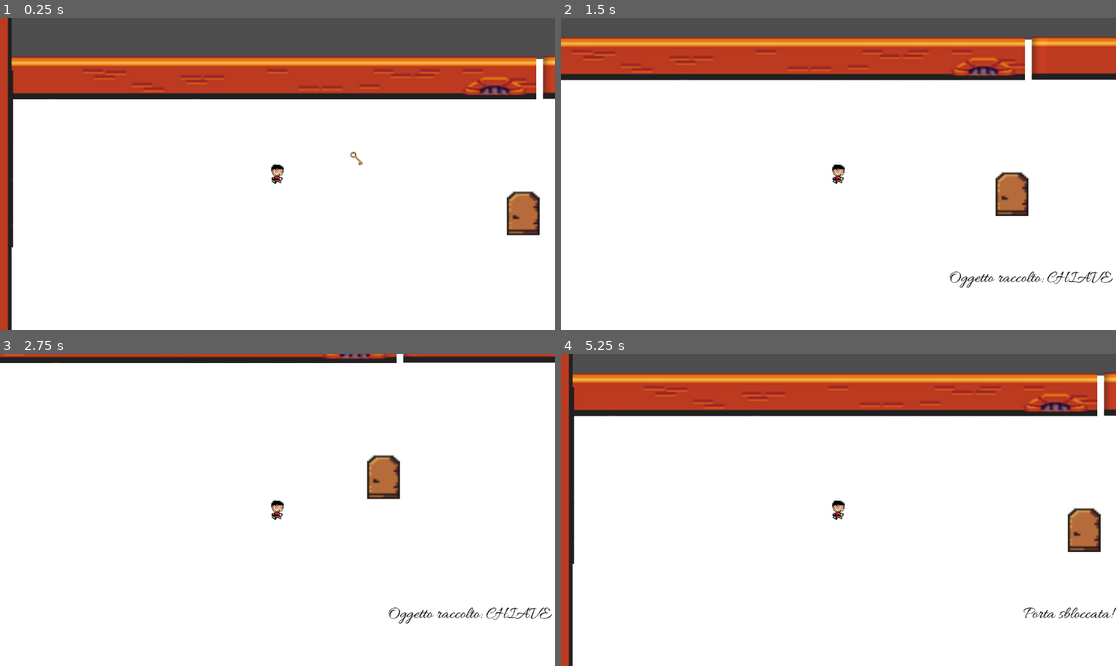
Above: before the commit, frames 1-4 (two rows, left to right).
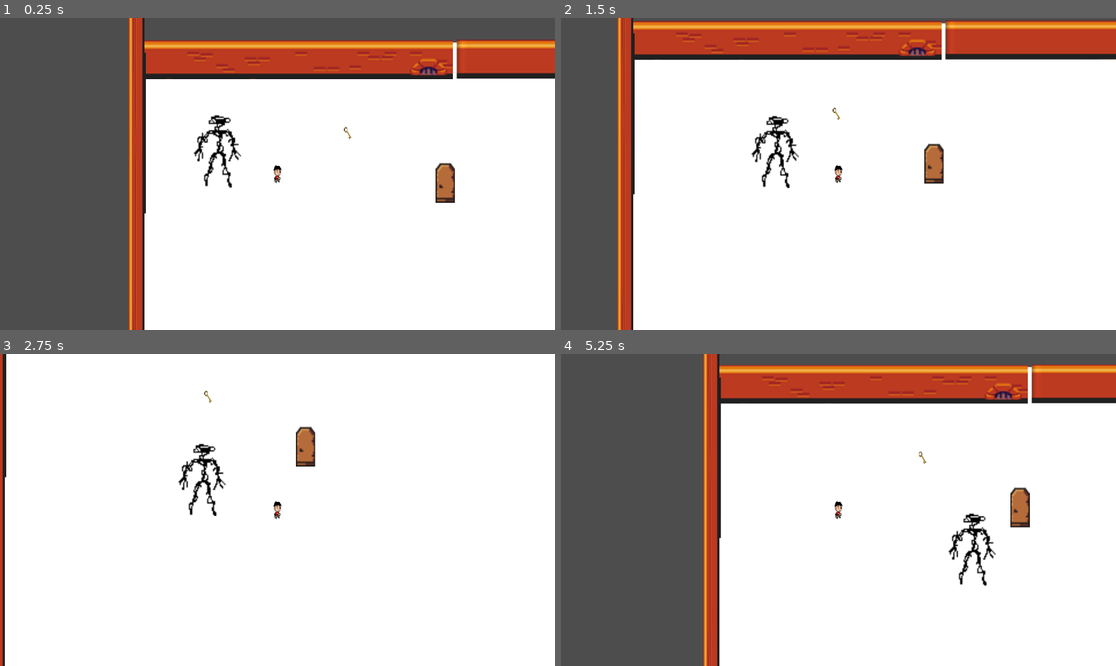
Above: after the commit, the same moments.

Repository: ProfGambetti/Ste-Mat-Mar
Game: Godot game, scene res://room_1.tscn
The game is run twice, just before and just after one commit, with the same random seed, the same clock (stepped at 60 frames per second) and the same inputs. Sound files missing from this copy of the repository are replaced by a short silence.
Inputs:
- Up to frame 1 (0.25 s): no input
- Up to frame 2 (1.5 s): hold Right (ui_right) 0.53-1.28 s; hold Down (ui_down) from 1.28 s (still down)
- Up to frame 3 (2.75 s): release Down (ui_down) at 2.03 s; hold Right (ui_right) from 2.03 s (still down)
- Up to frame 4 (5.25 s): release Right (ui_right) at 2.78 s; hold Up (ui_up) 2.78-3.53 s; hold Left (ui_left) 3.53-5.03 s; hold Down (ui_down) from 5.03 s (still down)

The runs differ from the first frame. In frame 1, 38% of the frame differs, in the area x 0-100%, y 0-100%; in frame 2, 29%; in frame 3, 6.2%; in frame 4, 38%.
Error after the commit: Attempt to call function 'play_jumpscare' in base 'null instance' on a null instance. (res://room_1.gd:18)

Commit message:
ho aggiunto il mostro e lo scrpt per fargli seguire il player

Diff:
--- /dev/null
+++ b/Monster.tscn
@@ -0,0 +1,28 @@
+[gd_scene load_steps=5 format=3 uid="uid://bkck6fteuuego"]
+
+[ext_resource type="Script" uid="uid://cmjxgrt4d4p8g" path="res://monster.gd" id="1_vb3nq"]
+[ext_resource type="Texture2D" uid="uid://cgo46lnng14ed" path="res://mostrell.png" id="2_ssiii"]
+
+[sub_resource type="CapsuleShape2D" id="CapsuleShape2D_5vc1h"]
+radius = 23.0
+height = 70.0
+
+[sub_resource type="CapsuleShape2D" id="CapsuleShape2D_vb3nq"]
+radius = 22.0
+height = 70.0
+
+[node name="Monster" type="CharacterBody2D"]
+script = ExtResource("1_vb3nq")
+
+[node name="Sprite2D" type="Sprite2D" parent="."]
+texture = ExtResource("2_ssiii")
+
+[node name="CollisionShape2D" type="CollisionShape2D" parent="."]
+shape = SubResource("CapsuleShape2D_5vc1h")
+
+[node name="Hitbox" type="Area2D" parent="."]
+
+[node name="CollisionShape2D" type="CollisionShape2D" parent="Hitbox"]
+shape = SubResource("CapsuleShape2D_vb3nq")
+
+[connection signal="body_entered" from="Hitbox" to="." method="_on_hitbox_body_entered"]
--- /dev/null
+++ b/monster.gd
@@ -0,0 +1,22 @@
+extends CharacterBody2D
+
+const SPEED = 120.0
+var player = null
+var active = true
+
+func _ready():
+	player = get_node("/root/Room1/Player")
+	print("Player trovato: ", player)
+
+func _physics_process(delta):
+	if not active or player == null:
+		return
+	var direction = (player.global_position - global_position).normalized()
+	velocity = direction * SPEED
+	move_and_slide()
+
+func _on_hitbox_body_entered(body):
+	if body == player and active:
+		active = false
+		velocity = Vector2.ZERO
+		get_node("/root/Room1").trigger_jumpscare()
--- a/player.gd
+++ b/player.gd
@@ -3,8 +3,6 @@
 const SPEED = 200.0
 
 func _physics_process(delta):
-	# Input movimento
 	var direction = Input.get_vector("ui_left", "ui_right", "ui_up", "ui_down")
 	velocity = direction * SPEED
-
 	move_and_slide()
--- a/room_1.gd
+++ b/room_1.gd
@@ -1,11 +1,11 @@
 extends Node2D
 
+@onready var jumpscare = $Jumpscare
 
 func _on_collectible_collected():
-	$UI/CollectibleLayer.text = "Oggetto raccolto: CHIAVE"  # ← Cambiato qui
+	$UI/CollectibleLayer.text = "Oggetto raccolto: CHIAVE"
 	await get_tree().create_timer(2.0).timeout
 	$UI/CollectibleLayer.text = ""
-
 	$ExitDoor.unlock()
 
 	$UI/CollectibleLayer.text = "Porta sbloccata!"
@@ -13,3 +13,6 @@
 
 	# Cancella testo
 	$UI/CollectibleLayer.text = ""
+
+func trigger_jumpscare():
+	jumpscare.play_jumpscare()
--- a/room_1.tscn
+++ b/room_1.tscn
@@ -1,8 +1,9 @@
-[gd_scene load_steps=13 format=3 uid="uid://c5vlpcmukthy6"]
+[gd_scene load_steps=14 format=3 uid="uid://c5vlpcmukthy6"]
 
 [ext_resource type="Texture2D" uid="uid://bvlqtaw7dt4v1" path="res://TileSheet.png" id="1_4ikea"]
 [ext_resource type="Script" uid="uid://bm0kjdra42fd2" path="res://room_1.gd" id="1_e6hjw"]
 [ext_resource type="PackedScene" uid="uid://bnyk6jwbbno6b" path="res://player.tscn" id="2_is5ow"]
+[ext_resource type="PackedScene" uid="uid://bkck6fteuuego" path="res://Monster.tscn" id="2_vc1db"]
 [ext_resource type="PackedScene" uid="uid://t6wh71kc7pya" path="res://muro.tscn" id="3_is5ow"]
 [ext_resource type="PackedScene" uid="uid://cui5soffr645j" path="res://collectible.tscn" id="4_bq48c"]
 [ext_resource type="FontFile" uid="uid://j4eu55wyv2jm" path="res://allura/Allura-Regular.ttf" id="5_yutty"]
@@ -424,6 +425,7 @@
 font_color = Color(0, 0, 0, 1)
 
 [node name="Room1" type="Node2D"]
+scale = Vector2(0.586204, 0.9099267)
 script = ExtResource("1_e6hjw")
 
 [node name="ColorRect" type="ColorRect" parent="."]
@@ -441,7 +443,11 @@
 position = Vector2(118, 143)
 
 [node name="Player" parent="." instance=ExtResource("2_is5ow")]
-position = Vector2(608, 242)
+position = Vector2(523.7085, 303.3211)
+
+[node name="Monster" parent="." instance=ExtResource("2_vc1db")]
+position = Vector2(266.119, 229.68883)
+scale = Vector2(4.0536585, 2.8286083)
 
 [node name="Muro" parent="." instance=ExtResource("3_is5ow")]
 position = Vector2(0, 1533)
@@ -488,7 +494,7 @@
 scale = Vector2(2.145832, 1.0672995)
 
 [node name="Muro7" parent="." instance=ExtResource("3_is5ow")]
-position = Vector2(-3.3086436e-11, 9351)
+position = Vector2(-2.9999998, 9358.001)
 rotation = -1.5707964
 scale = Vector2(10.278092, 0.6417136)
 
Not shown, added: monster.gd.uid
Binary file added: mostrell.png
Not shown, added: mostrell.png.import
